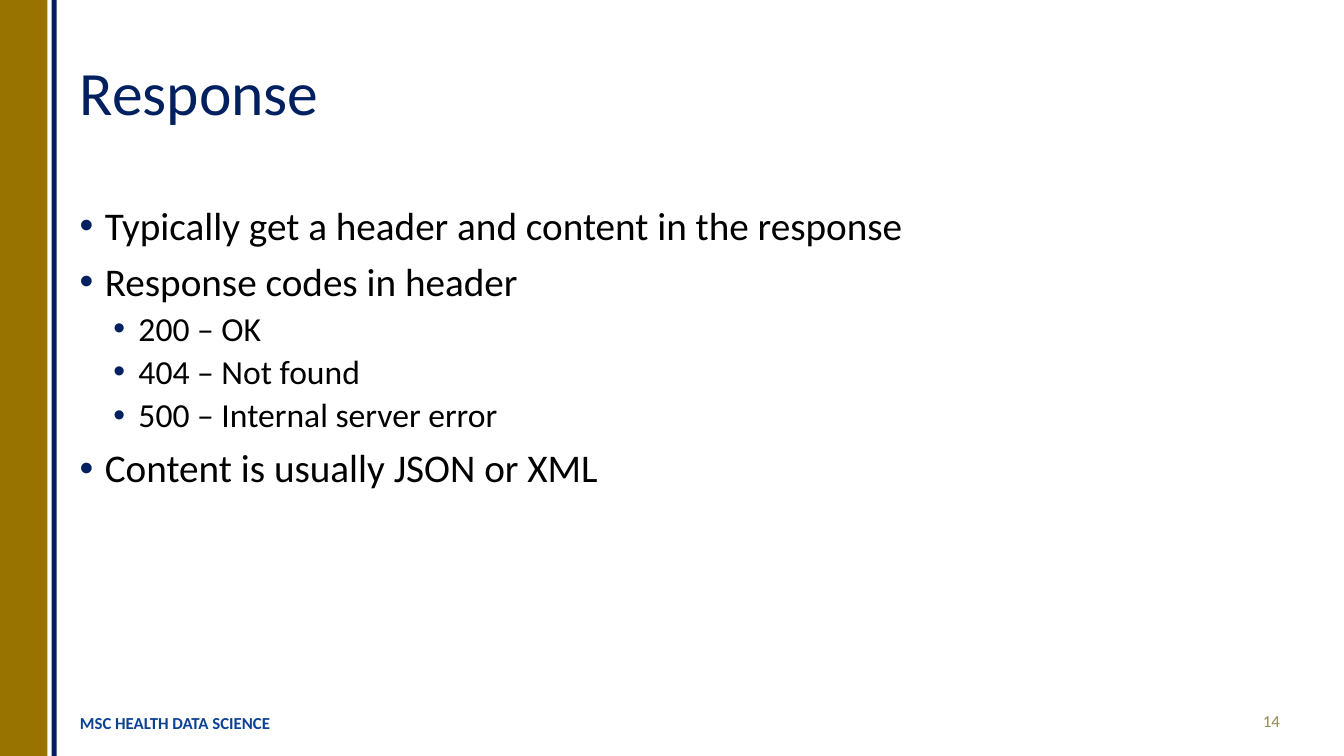
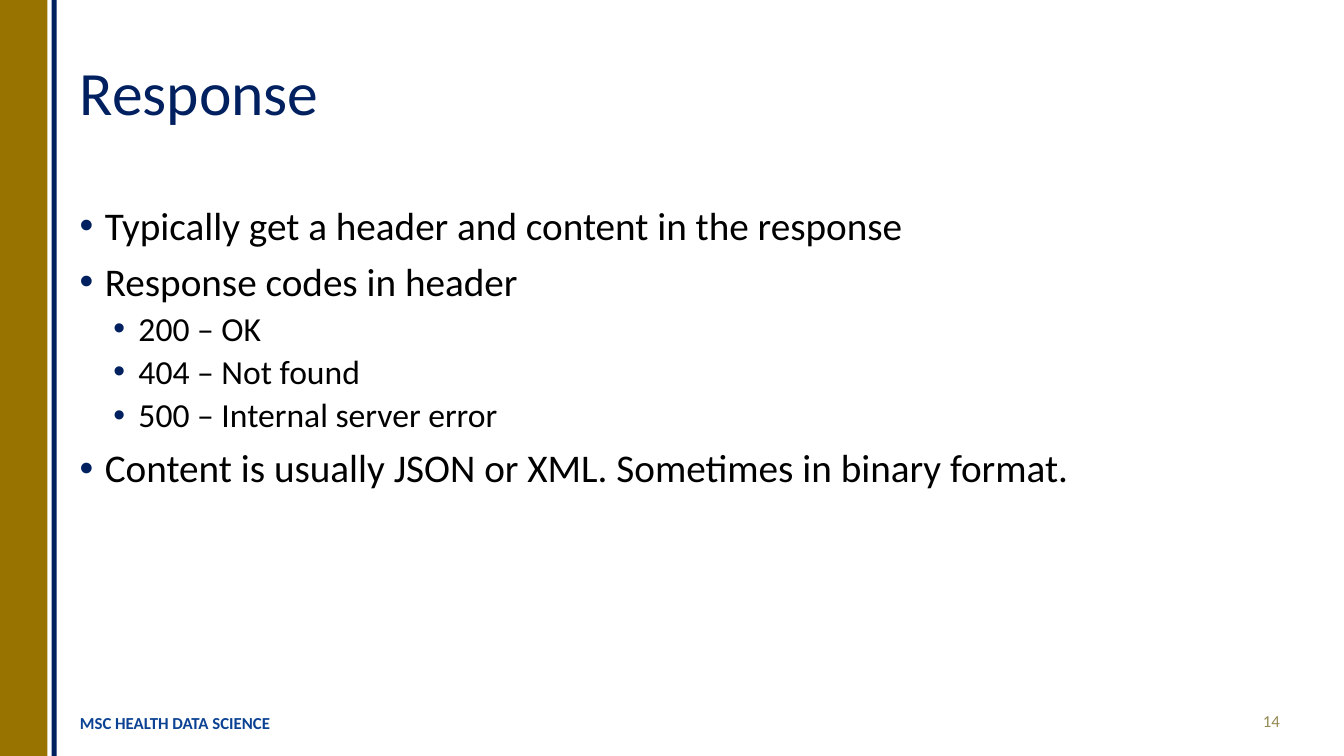
Before and after one commit to OllyButters/HDS-plumber, a slide deck: slide 14 of api_plumber_slides.pptx. Drawn at 1344x756 pixels with LibreOffice and Linux fonts; fonts in the diff are those of the drawing. Boxes give left, top, right and bottom in pixels: in the first picture for what was removed or moved away, otherwise in the second. Text is boxed around its words. In the diff, an @@ line names an element or a change of style, - is before the commit and + after.

Commit message:
updated slides

```diff
--- a/api_plumber_slides.pptx
+++ b/api_plumber_slides.pptx
@@ text at <box>105,454,1068,489</box>: text changed @@
-• Content is usually JSON or XML
+• Content is usually JSON or XML. Sometimes in binary format.
```
Also in this commit, not shown: 4 other slides changed, 1 other file.
